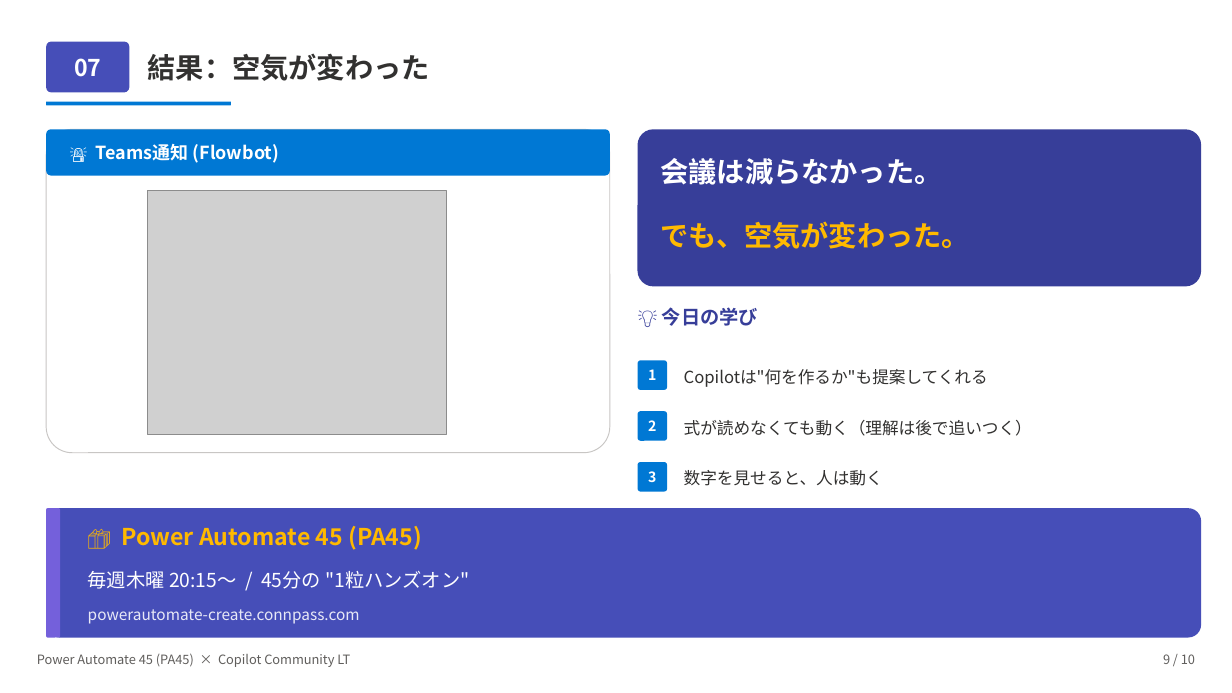
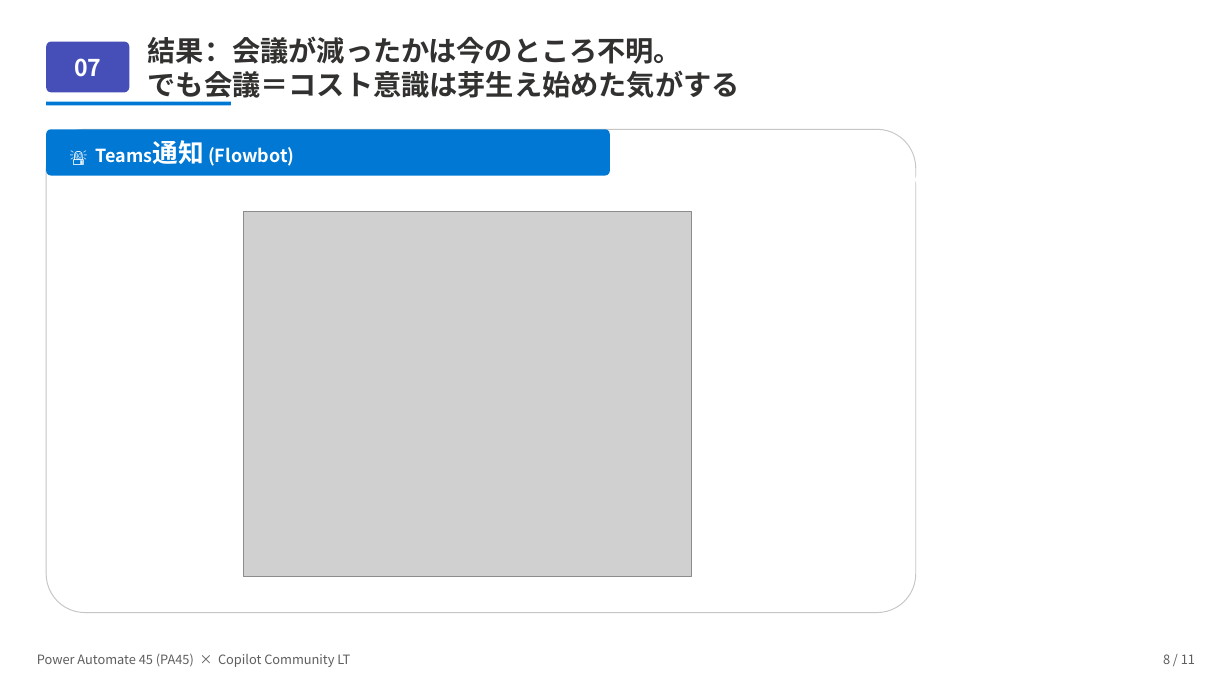
Before and after one commit to Haru-PowerPlatform/pa45, a slide deck: slide 9 of assets/pa45/LT001_Copilot_MeetingCostBot_20260428.pptx (slide 8 before the commit). Drawn at 1232x693 pixels with LibreOffice and Linux fonts; fonts in the diff are those of the drawing; grey boxes stand for pictures. Boxes give left, top, right and bottom in pixels: in the first picture for what was removed or moved away, otherwise in the second. Text is boxed around its words. In the diff, an @@ line names an element or a change of style, - is before the commit and + after.

```diff
--- a/assets/pa45/LT001_Copilot_MeetingCostBot_20260428.pptx
+++ b/assets/pa45/LT001_Copilot_MeetingCostBot_20260428.pptx
@@ text at box(148, 36, 740, 102): text changed @@
-結果：空気が変わった
+結果：会議が減ったかは今のところ不明。
+でも会議＝コスト意識は芽生え始めた気がする
@@ rounded rectangle: place and size @@
-rounded rectangle at box(46, 129, 610, 453)
+rounded rectangle at box(46, 129, 916, 613)
@@ text "🚨 Teams通知 (Flowbot)": place and size @@
-text "🚨 Teams通知 (Flowbot)" at box(193, 144, 279, 163)
+text "🚨 Teams通知 (Flowbot)" at box(208, 147, 294, 166)
@@ text "🚨 Teams通知 (Flowbot)" at box(208, 147, 294, 166): size 14 to 20 pt in "Teams通知" @@
@@ rounded rectangle removed at box(638, 129, 1202, 287) @@
@@ picture: place and size @@
-picture at box(148, 191, 446, 434)
+picture at box(243, 212, 691, 577)
@@ text removed at box(661, 221, 970, 249) @@
-でも、空気が変わった。
@@ text removed at box(662, 307, 758, 326) @@
-💡 今日の学び
@@ rounded rectangle removed at box(638, 360, 667, 390) @@
@@ text removed at box(648, 369, 656, 380) @@
-1
@@ text removed at box(684, 369, 988, 387) @@
-Copilotは"何を作るか"も提案してくれる
@@ rounded rectangle removed at box(638, 411, 667, 441) @@
@@ text removed at box(648, 420, 656, 431) @@
-2
@@ text removed at box(684, 420, 1032, 436) @@
-式が読めなくても動く（理解は後で追いつく）
@@ rounded rectangle removed at box(638, 462, 667, 492) @@
@@ text removed at box(648, 471, 656, 482) @@
-3
@@ text removed at box(684, 470, 883, 486) @@
-数字を見せると、人は動く
@@ rounded rectangle removed at box(46, 508, 1202, 638) @@
@@ rounded rectangle removed at box(46, 508, 60, 638) @@
@@ text removed at box(122, 526, 422, 550) @@
-🎁 Power Automate 45 (PA45)
@@ text removed at box(88, 571, 469, 589) @@
-毎週木曜 20:15〜 / 45分の "1粒ハンズオン"
@@ text removed at box(88, 609, 360, 624) @@
-powerautomate-create.connpass.com
@@ text at box(1163, 654, 1195, 664): text changed @@
-9 / 10
+8 / 11
```
Also in this commit, not shown: 7 other slides changed, 5 slides added, 1 slide removed, 2 other files.
